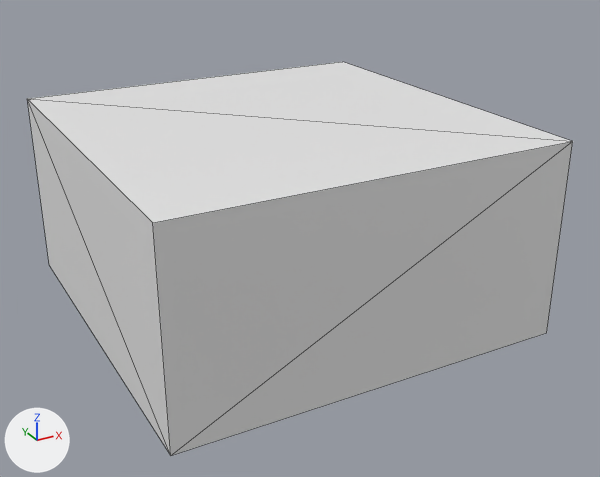
What one commit did to the glTF model Model3d/glb/C04-01151A.glb.
Rendered twice from a camera (50 mm lens) standing at (-0.000506, -0.001558, 0.001269) and looking at (0.000628, 0.000504, 0.000238). Lighting does not change. The marker at lower left points along +X, +Y and +Z. The older version comes first. Mesh edges are drawn as thin lines. Where no turn or scale is listed for an object, it has been applied to the vertices. Vertices at exactly the same position are counted once.

Objects in the first picture: 'OpenSCAD Model'.
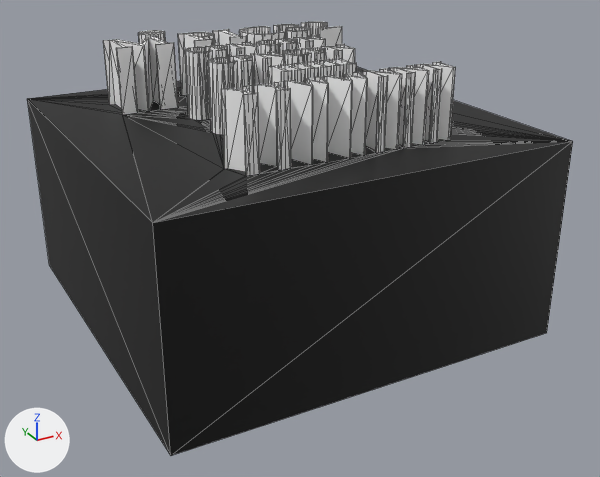
What differs and where, as boxes [x1, y1, x2, y2] in the pictures (600 x 477 px):
'OpenSCAD Model', reshaped (10% taller): before [27, 62, 573, 456]; after [27, 21, 573, 456]
part 1 of me_openscad_model, added: after [27, 21, 573, 223]
part 2 of me_openscad_model, recoloured (white to black): [27, 99, 573, 456] in both

The change in detail:
Material 'Color 2' (mat_color_2) is new.
Its base color is (1.0, 1.0, 1.0) (white #ffffff).
Material 'Color 1' (mat_color_1) is new.
Its base color is (0.0, 0.0, 0.0) (black #000000).
me_openscad_model is used by ob_openscad_model.
me_openscad_model had 8 vertices, 12 faces and spanned x 0.0..0.0012, y 0.0..0.0012, z 0.0..0.0006.
me_openscad_model now has 1504 vertices, 3004 faces and spans x 0.0..0.0012, y 0.0..0.0012, z 0.0..0.0008.
me_openscad_model part 1: 1496 vertices added at x 0.00021..0.000984, y 0.00017..0.001103, z 0.0006..0.0008.
me_openscad_model part 2: 10 faces spanning x 0.0..0.0012, y 0.0..0.0012, z 0.0..0.0006 switch from no material to mat_color_1 (black #000000).
me_openscad_model gains material mat_color_2 (white #ffffff).
